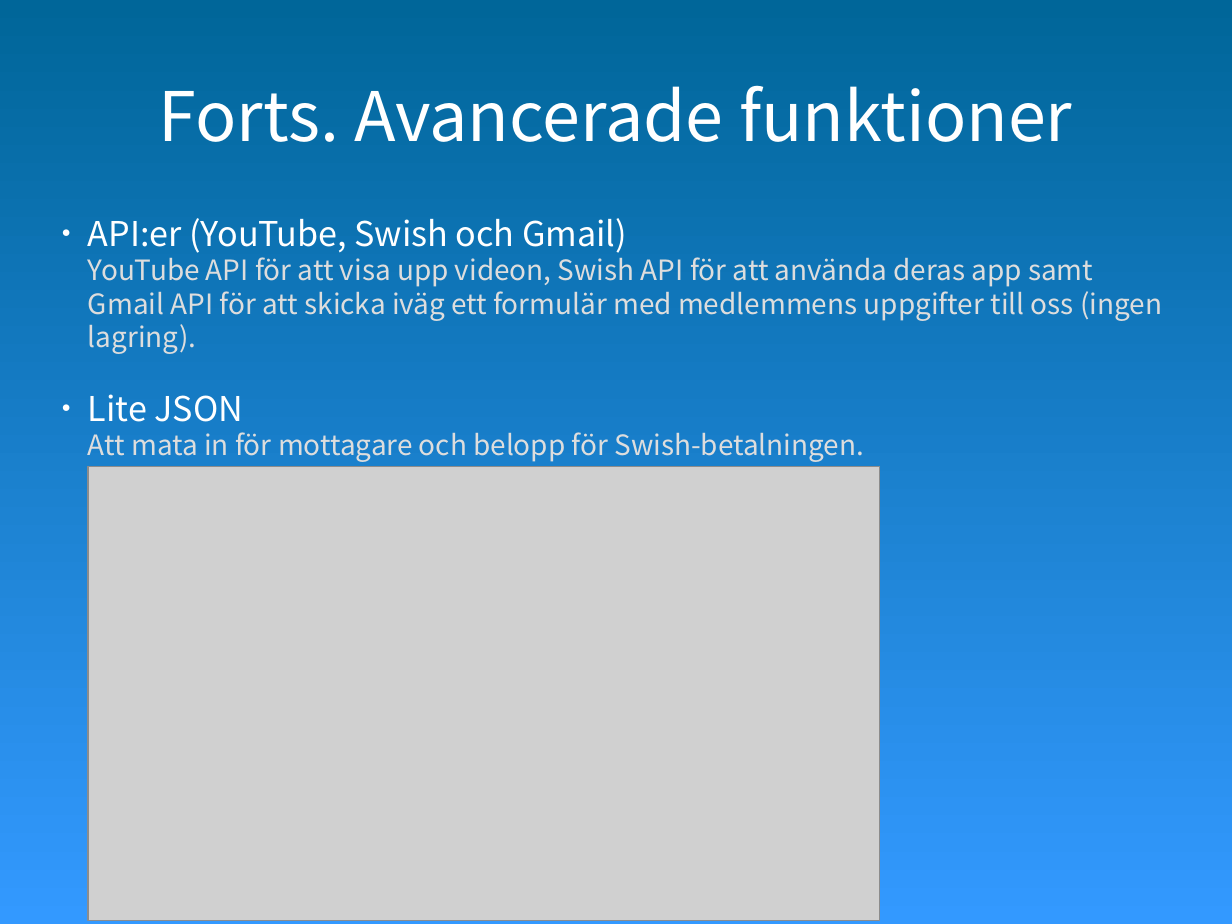
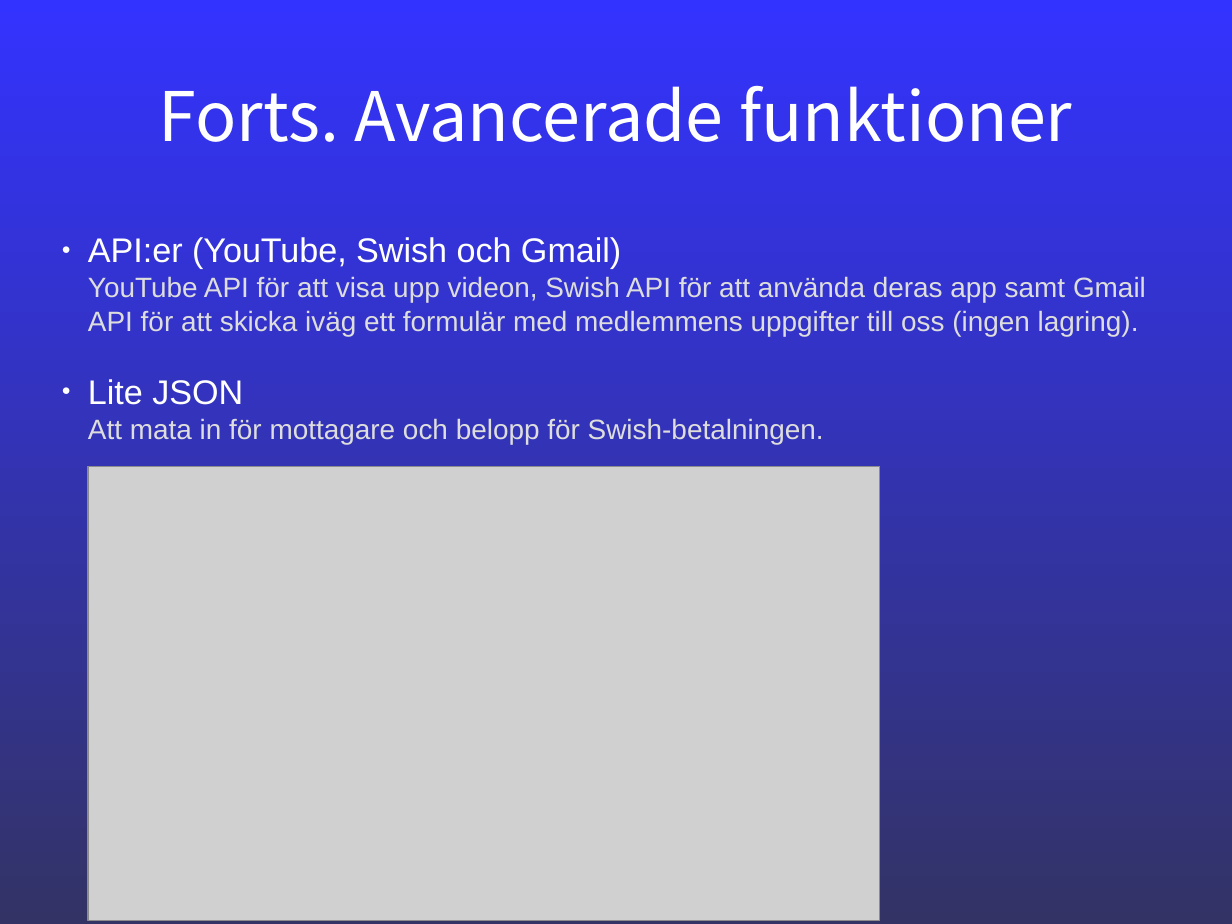
Before and after one commit to Dohmanlechx/SDUR-1.0, a slide deck: slide 3 of documents/Slutredovisning/Slutredovisning.odp. Drawn at 1232x924 pixels with LibreOffice and Linux fonts; fonts in the diff are those of the drawing; grey boxes stand for pictures. Boxes give left, top, right and bottom in pixels: in the first picture for what was removed or moved away, otherwise in the second. Text is boxed around its words. In the diff, an @@ line names an element or a change of style, - is before the commit and + after.

```diff
--- a/documents/Slutredovisning/Slutredovisning.odp
+++ b/documents/Slutredovisning/Slutredovisning.odp
@@ background gradient #3399FF to #006699 to gradient #3333FF to #333366 @@
@@ subtitle "API:er (YouTube, Swish och Gmail)" moved from (x1=88, y1=218, x2=1162, y2=462) to (x1=88, y1=237, x2=1146, y2=444) @@
@@ subtitle "API:er (YouTube, Swish och Gmail)" at (x1=88, y1=237, x2=1146, y2=444): font Noto Sans CJK SC to Arial @@
```
Also in this commit, not shown: 5 other slides changed, 2 other files.
